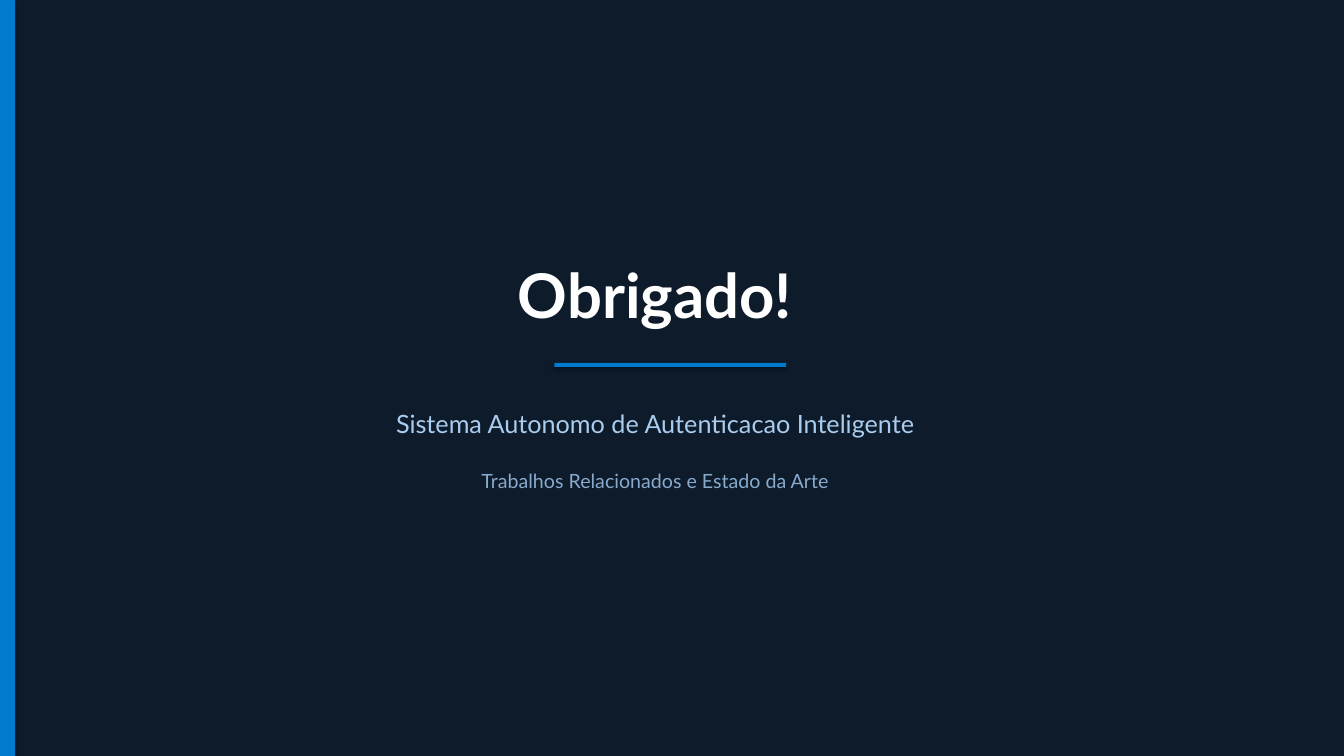
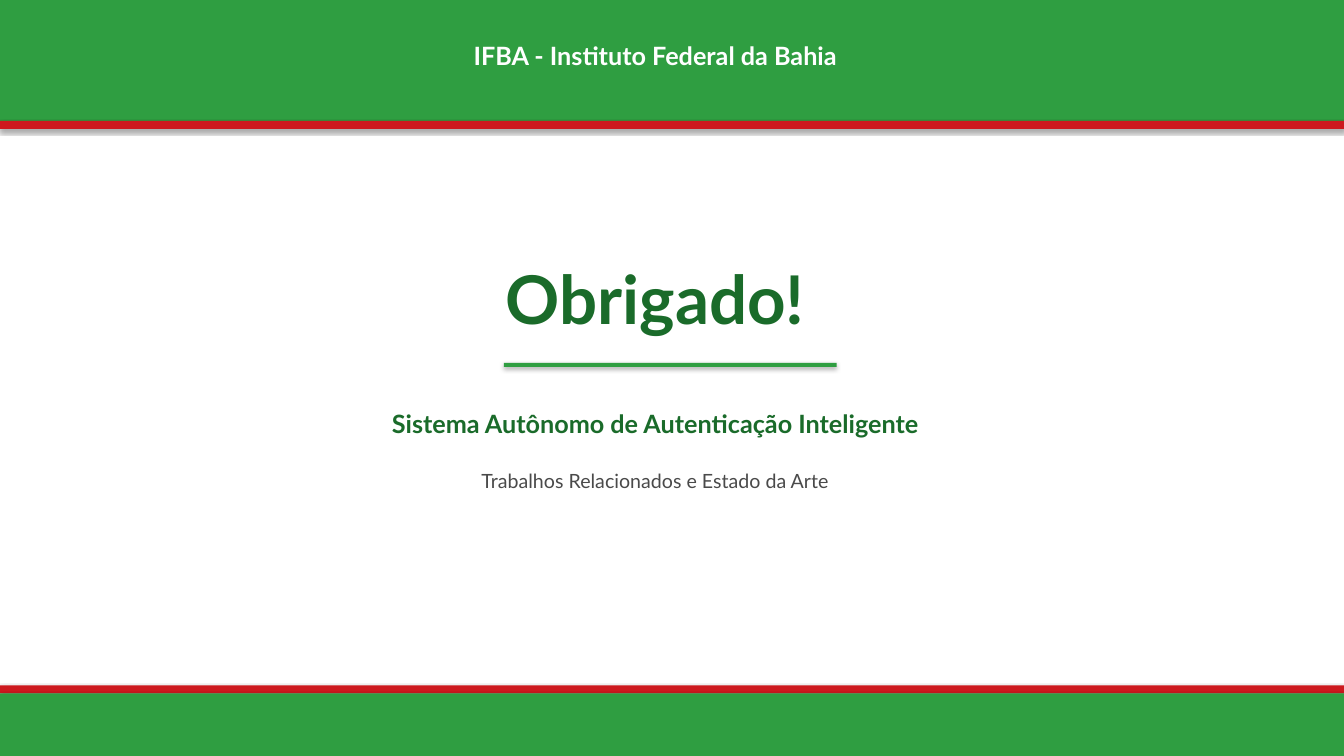
Before and after one commit to jgbcientista/gestao-autonomo, a slide deck: slide 17 of docs/trabalhos-relacionados.pptx. Drawn at 1344x756 pixels with LibreOffice and Linux fonts; fonts in the diff are those of the drawing. Boxes give left, top, right and bottom in pixels: in the first picture for what was removed or moved away, otherwise in the second. Text is boxed around its words. In the diff, an @@ line names an element or a change of style, - is before the commit and + after.

```diff
--- a/docs/trabalhos-relacionados.pptx
+++ b/docs/trabalhos-relacionados.pptx
@@ background #0D1B2A to #FFFFFF @@
@@ rectangle removed at bbox=[0, 0, 15, 756] @@
@@ rectangle added at bbox=[0, 0, 1344, 121], fill #2F9E41 @@
@@ text added at bbox=[474, 46, 837, 65], 18 pt, text #FFFFFF, bold @@
+IFBA - Instituto Federal da Bahia
@@ rectangle added at bbox=[0, 121, 1344, 129], fill #CD191E @@
@@ text "Obrigado!" at bbox=[506, 274, 805, 336]: size 44 to 48 pt, text colour #FFFFFF to #1A6B2A @@
@@ rectangle: place and size @@
-rectangle at bbox=[555, 363, 786, 367]
+rectangle at bbox=[504, 363, 837, 367]
@@ rectangle at bbox=[504, 363, 837, 367]: fill #007ACC to #2F9E41 @@
@@ text at bbox=[392, 414, 918, 437]: text changed; text colour #AACCEE to #1A6B2A; bold on @@
-Sistema Autonomo de Autenticacao Inteligente
+Sistema Autônomo de Autenticação Inteligente
@@ text "Trabalhos Relacionados e Estado da ..." at bbox=[481, 473, 829, 488]: text colour #88AACC to #4A4A4A @@
@@ rectangle added at bbox=[0, 686, 1344, 694], fill #CD191E @@
@@ rectangle added at bbox=[0, 694, 1344, 756], fill #2F9E41 @@
```
Also in this commit, not shown: 16 other slides changed, 2 other files.
